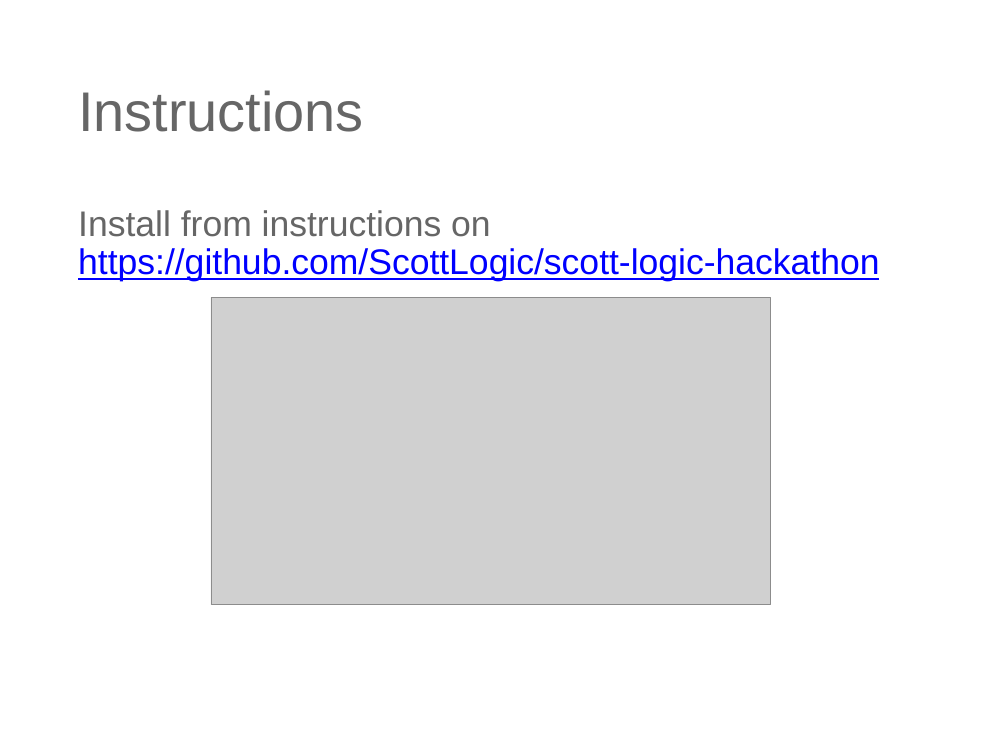
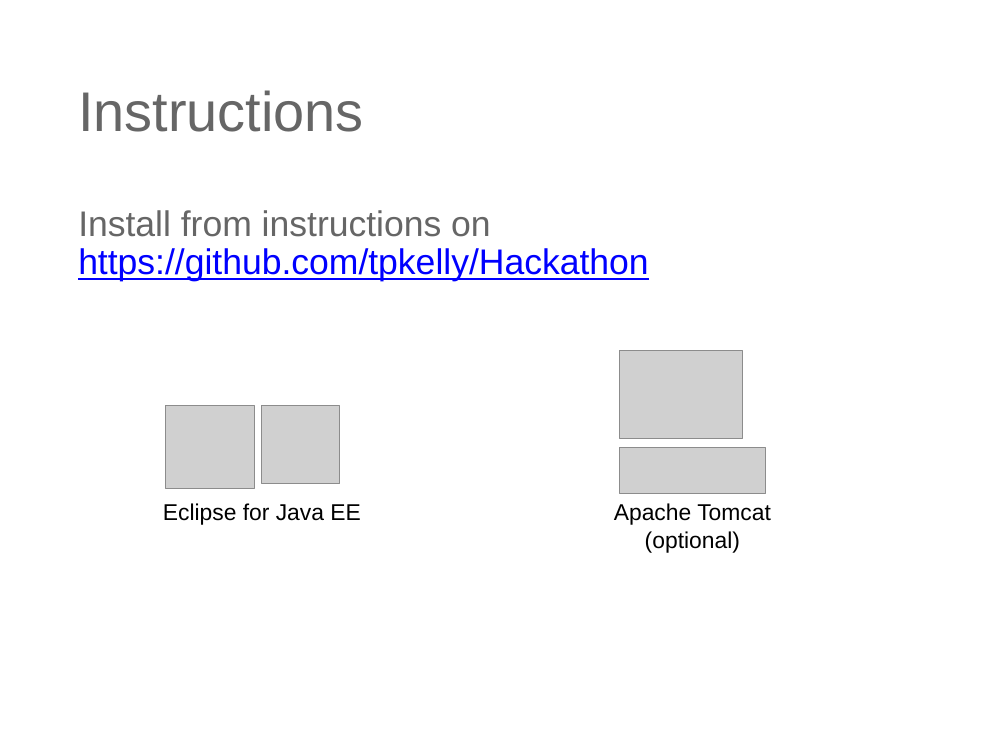
Before and after one commit to tpkelly/Hackathon, a slide deck: slide 3 of spec/Hackathon.pptx. Drawn at 1008x756 pixels with LibreOffice and Linux fonts; fonts in the diff are those of the drawing; grey boxes stand for pictures; background and template pictures are left out. Boxes give left, top, right and bottom in pixels: in the first picture for what was removed or moved away, otherwise in the second. Text is boxed around its words. In the diff, an @@ line names an element or a change of style, - is before the commit and + after.

Commit message:
Update slides
Updates the code example to match the new API.
Talks more about Apache + Eclipse

```diff
--- a/spec/Hackathon.pptx
+++ b/spec/Hackathon.pptx
@@ text at [78, 248, 648, 282]: text changed @@
-https://github.com/ScottLogic/scott-logic-hackathon
+https://github.com/tpkelly/Hackathon
@@ picture removed at [211, 297, 771, 605] @@
@@ picture added at [620, 351, 743, 439] @@
@@ picture added at [166, 406, 254, 489] @@
@@ picture added at [262, 406, 339, 484] @@
@@ picture added at [620, 448, 766, 494] @@
@@ text added at [163, 503, 360, 525], 18 pt, text #000000 @@
+Eclipse for Java EE
@@ text added at [614, 503, 771, 553], 18 pt, text #000000 @@
+Apache Tomcat
+(optional)
```
Also in this commit, not shown: 3 other slides changed, 1 other file.
